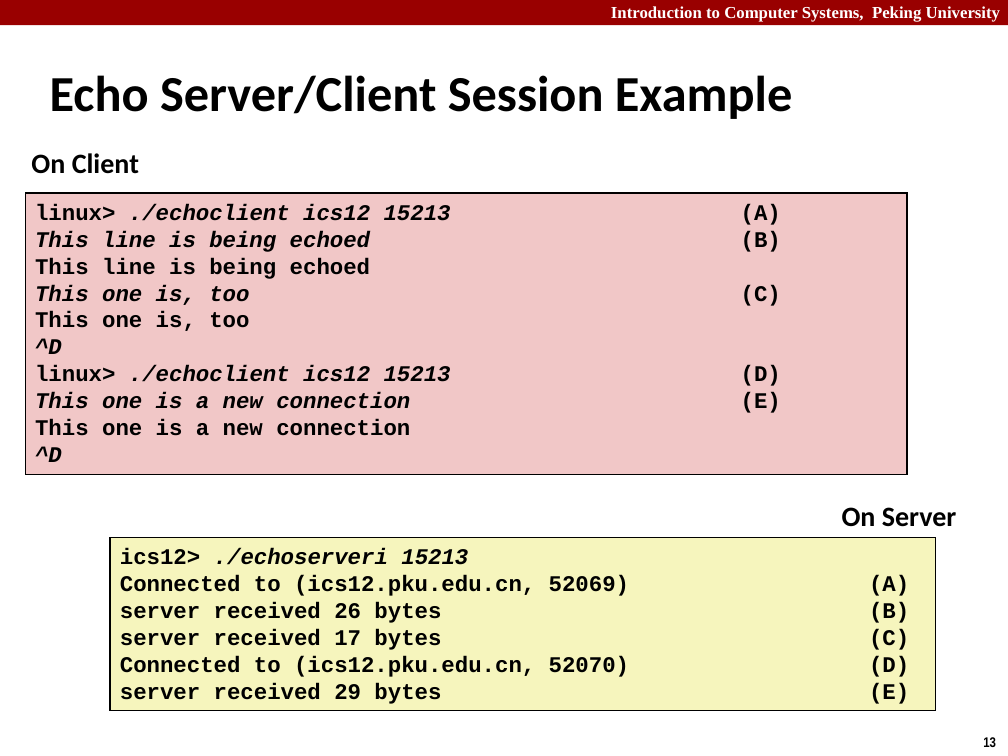
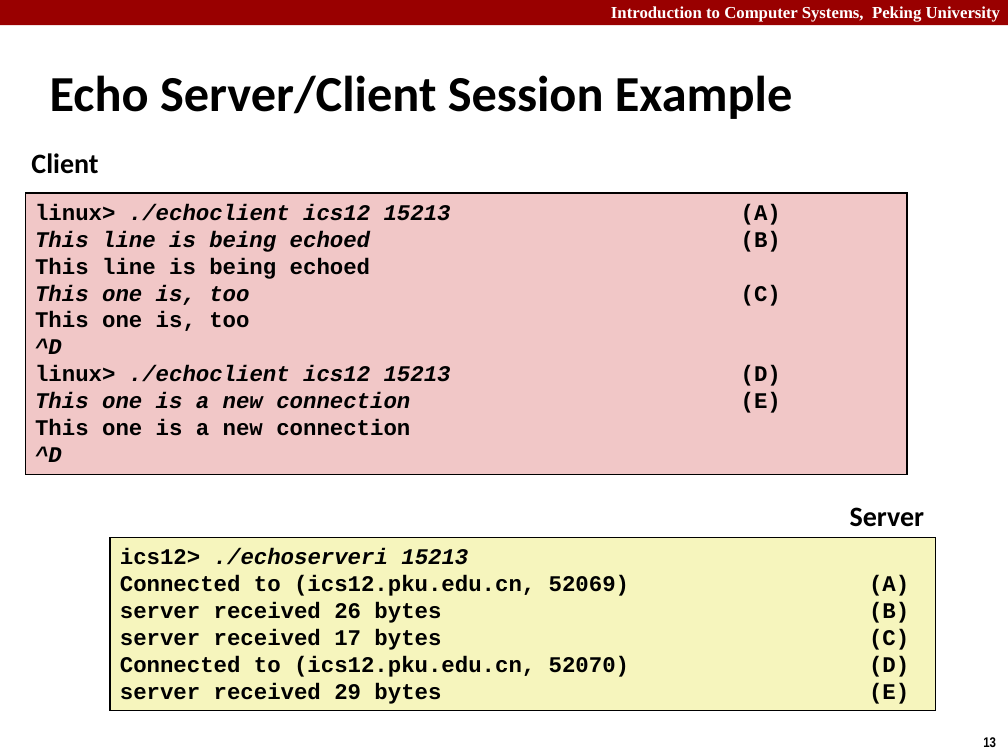
Before and after one commit to caodg/ics, a slide deck: slide 13 of slides/B09-NET2-socket.pptx. Drawn at 1008x756 pixels with LibreOffice and Linux fonts; fonts in the diff are those of the drawing. Boxes give left, top, right and bottom in pixels: in the first picture for what was removed or moved away, otherwise in the second. Text is boxed around its words. In the diff, an @@ line names an element or a change of style, - is before the commit and + after.

```diff
--- a/slides/B09-NET2-socket.pptx
+++ b/slides/B09-NET2-socket.pptx
@@ text at <box>31,153,98,174</box>: text changed @@
-On Client
+Client
@@ text at <box>850,507,925,527</box>: text changed @@
-On Server
+Server
```
Also in this commit, not shown: 3 other slides changed, 1 other file.
